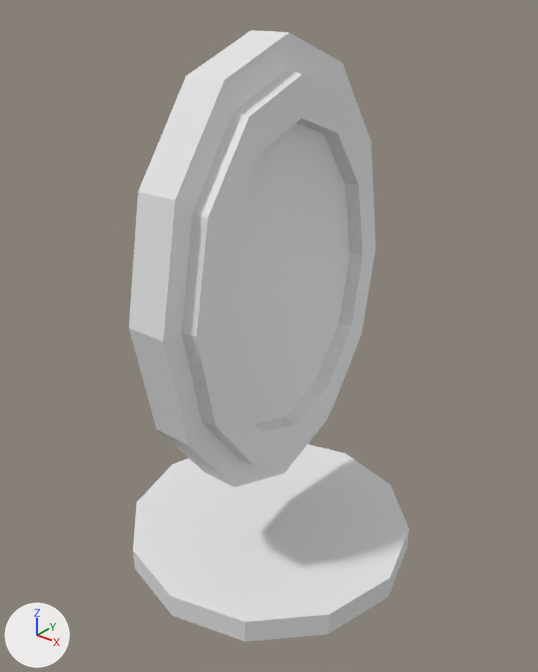
Two versions of the Blender file _Art/Environment/Mirror.blend, one commit apart.
Camera for both pictures: a 50 mm camera at (2.69, -3.37, 3.67) aimed at (0.02, -0.03, 1.6). The axes (+X, +Y, +Z) are drawn at lower left. The lights are the same throughout.
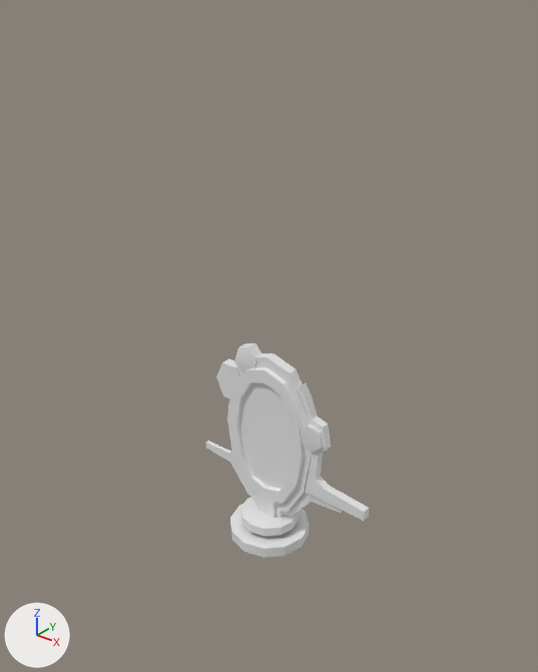
Commit message: MIRROR'S EDGE

What changed in the scene script:
```text
Change me_cylinder:
    used by ob_cylinder; location = (0.0, 0.0, 0.0)
    remove me_cylinder.from_pydata(...)  # 109 vertices, 98 faces; spans x -1.0..1.0, y -1.03..1.03, z -0.03..3.39
    add me_cylinder.from_pydata(...)  # 282 vertices, 293 faces; spans x -0.6..0.79, y -0.29..0.29, z 0.0..1.47
    me_cylinder part 1: the loose piece of 25 vertices spanning x -1.0..1.0, y -1.0..1.0, z -0.03..0.13 is scaled about its middle by (0.29, 0.29, 0.485), then moved by (0.0, 0.0, -0.01)
    me_cylinder part 2: a new loose piece, a 6-sided cylinder along y spanning x -0.443..-0.192, y -0.04..0.036, z 1.011..1.28
    me_cylinder part 3: the loose piece of 25 vertices spanning x -1.0..1.0, y -1.0..1.0, z -0.03..0.13 is copied, and the copy is scaled about its middle by (0.208, 0.208, 0.398), then moved by (0.0, 0.0, 0.1); it spans x -0.21..0.21, y -0.21..0.21, z 0.12..0.19
    me_cylinder part 4: a new loose piece of 112 vertices spanning x -0.36..0.37, y -0.05..0.11, z 0.03..1.44
    me_cylinder part 5: a new loose piece of 44 vertices spanning x 0.23..0.79, y -0.02..0.04, z 0.51..1.32
    me_cylinder part 6: a new loose piece of 34 vertices spanning x -0.6..0.61, y -0.01..0.02, z 0.18..0.61
    me_cylinder part 7: a new loose piece of 14 vertices spanning x 0.29..0.45, y -0.06..0.04, z 0.87..1.08
    me_cylinder part 8: a new loose piece of 14 vertices spanning x -0.25..-0.08, y -0.06..0.04, z 1.26..1.47
    me_cylinder part 9
    84 vertices are removed from x -0.13..0.22, y -1.03..1.03, z 0.57..3.39
    74 faces are deleted
    me_cylinder part 10: the surface is now shaded smooth
```

Location of each change, (x1, y1, x2, y2) in pixels of the pictures (538 x 672 px; the box of a moved part takes in the faces that stretch with it):
'Cylinder', reshaped (42% narrower, 65% shorter)
    before: (129, 30, 409, 642)
    after: (206, 343, 369, 557)
part 1 of me_cylinder, moved or reshaped
    before: (133, 444, 409, 642)
    after: (230, 503, 309, 557)
part 2 of me_cylinder, added
    after: (216, 359, 241, 400)
part 3 of me_cylinder, added
    after: (241, 497, 298, 536)
part 4 of me_cylinder, added
    after: (227, 353, 311, 518)
part 5 of me_cylinder, added
    after: (297, 383, 369, 521)
part 6 of me_cylinder, added
    after: (206, 440, 343, 516)
part 7 of me_cylinder, added
    after: (301, 423, 323, 453)
part 8 of me_cylinder, added
    after: (234, 343, 262, 373)
part 9 of me_cylinder, deleted
    before: (129, 30, 376, 487)
